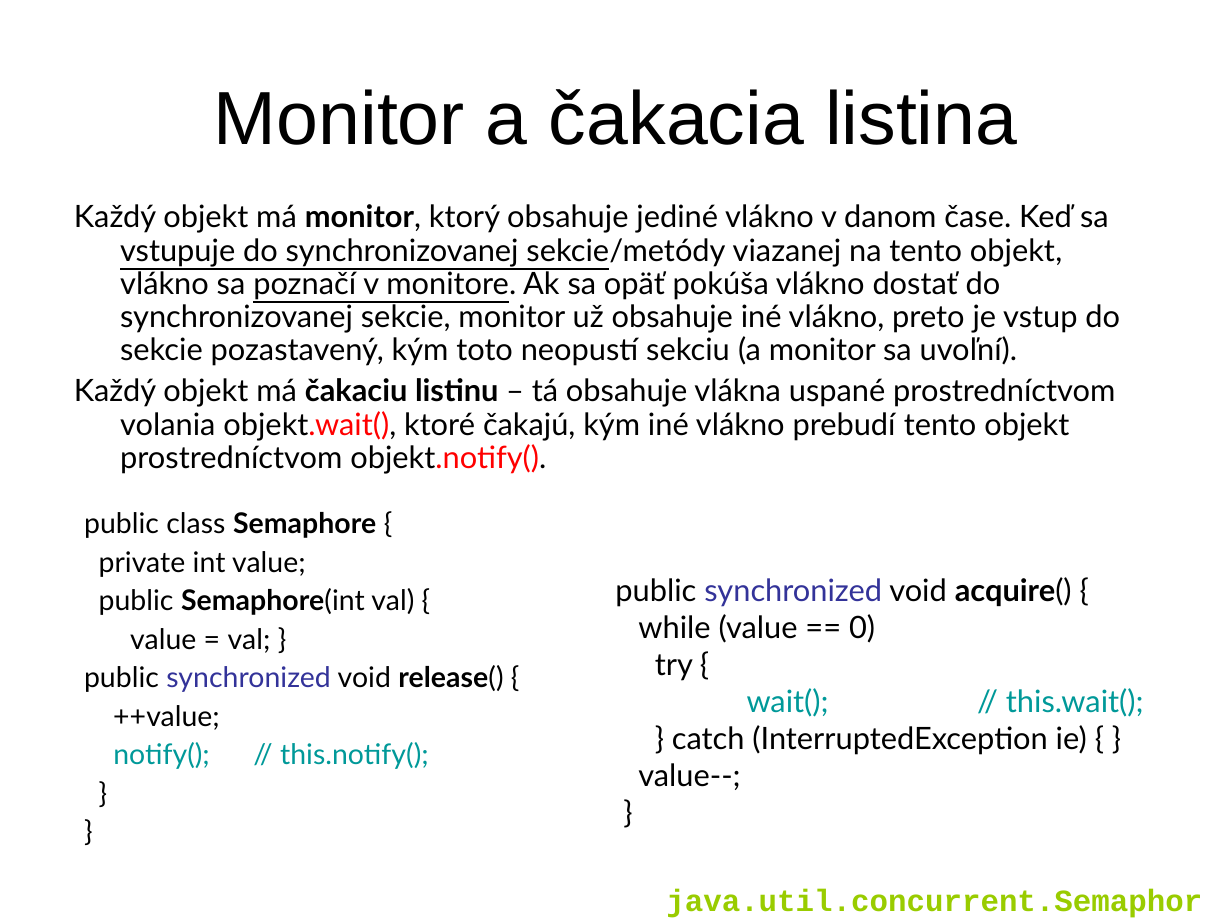
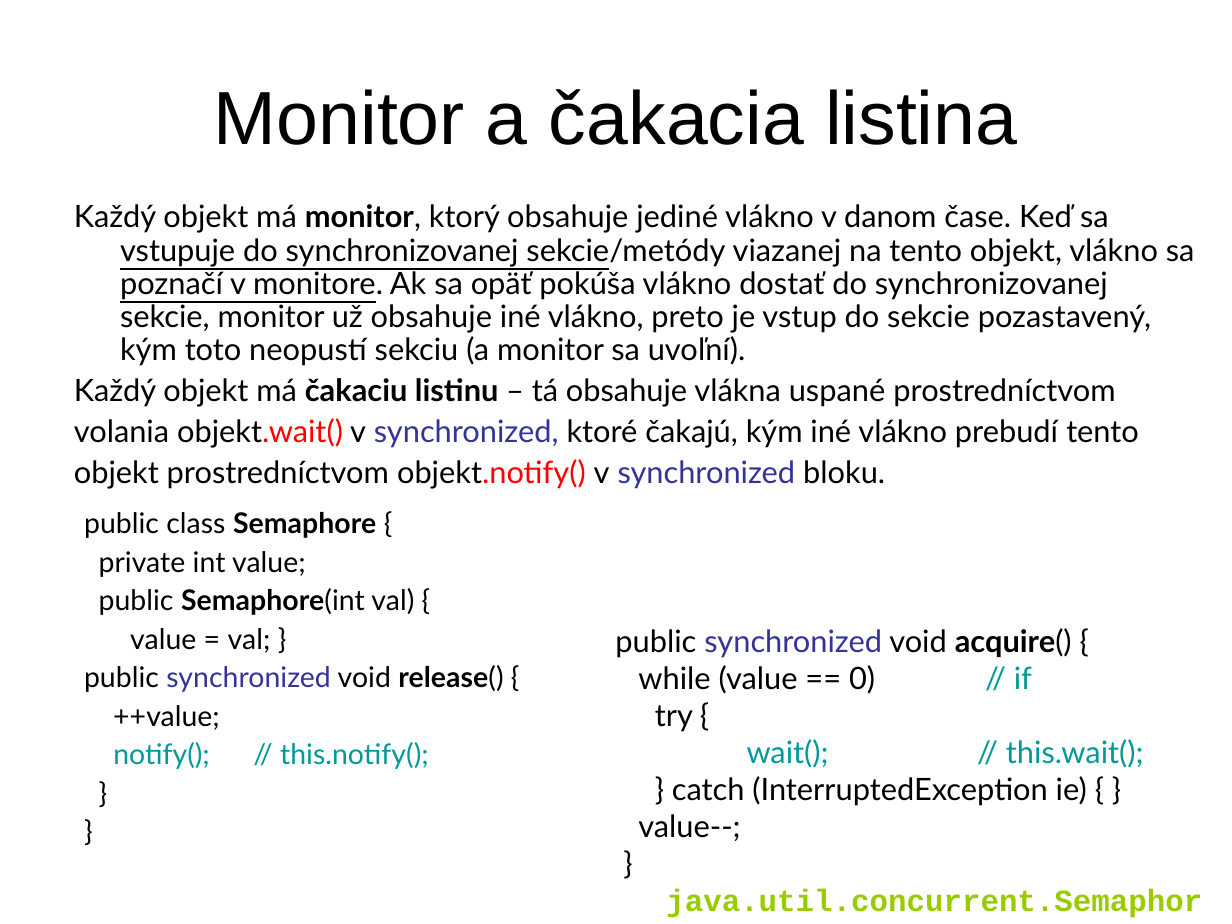
Before and after one commit to Programovanie4/Prednasky, a slide deck: slide 17 of 10/10_java.ppt. Drawn at 1232x924 pixels with LibreOffice and Linux fonts; fonts in the diff are those of the drawing. Boxes give left, top, right and bottom in pixels: in the first picture for what was removed or moved away, otherwise in the second. Text is boxed around its words. In the diff, an @@ line names an element or a change of style, - is before the commit and + after.

```diff
--- a/10/10_java.ppt
+++ b/10/10_java.ppt
@@ text at box(74, 378, 1139, 489): text changed @@
-Každý objekt má čakaciu listinu – tá obsahuje vlákna uspané prostredníctvom volania objekt.wait(), ktoré čakajú, kým iné vlákno prebudí tento objekt prostredníctvom objekt.notify().
+Každý objekt má čakaciu listinu – tá obsahuje vlákna uspané prostredníctvom
+volania objekt.wait() v synchronized, ktoré čakajú, kým iné vlákno prebudí tento
+objekt prostredníctvom objekt.notify() v synchronized bloku.
@@ text "public synchronized void acquire() {": place and size @@
-text "public synchronized void acquire() {" at box(615, 577, 1144, 790)
+text "public synchronized void acquire() {" at box(615, 628, 1144, 841)
@@ text at box(638, 665, 1032, 694): text changed @@
-while (value == 0)
+while (value == 0) // if
```
Also in this commit, not shown: 7 other slides changed, 1 slide removed, 7 other files.
